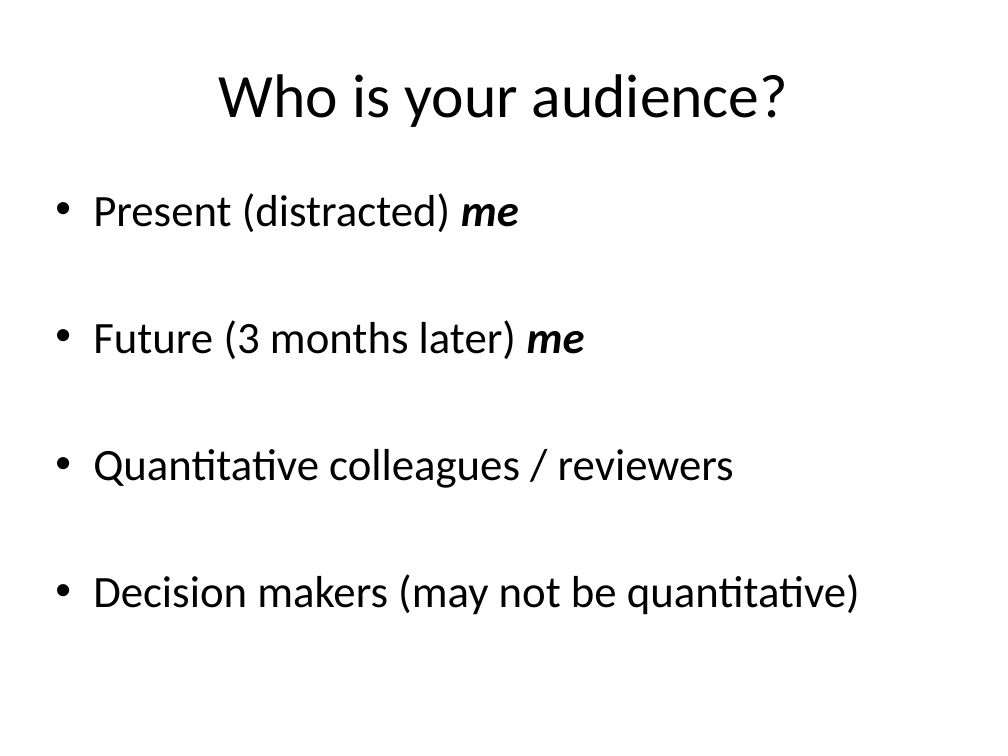
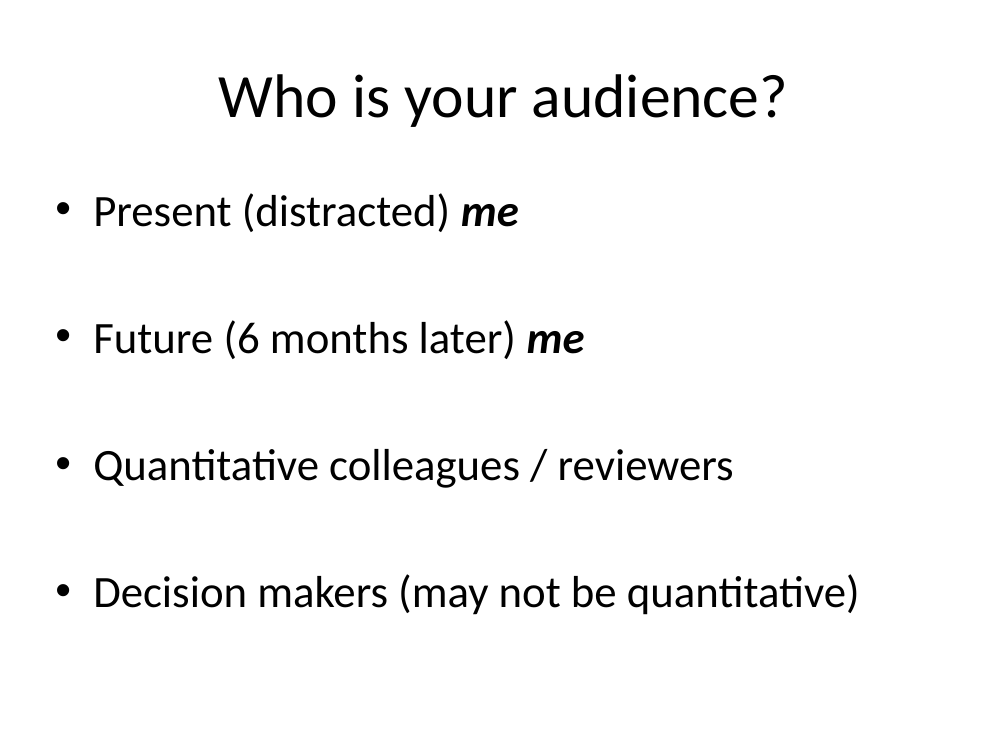
Before and after one commit to MikeKSmith/RStudioConf2019, a slide deck: slide 16 of The lazy and easily distracted report writer.pptx. Drawn at 1008x756 pixels with LibreOffice and Linux fonts; fonts in the diff are those of the drawing. Boxes give left, top, right and bottom in pixels: in the first picture for what was removed or moved away, otherwise in the second. Text is boxed around its words. In the diff, an @@ line names an element or a change of style, - is before the commit and + after.

```diff
--- a/The lazy and easily distracted report writer.pptx
+++ b/The lazy and easily distracted report writer.pptx
@@ text at (x1=93, y1=320, x2=585, y2=359): text changed @@
-• Future (3 months later) me
+• Future (6 months later) me
```
Also in this commit, not shown: 5 other slides changed, 2 other files.
